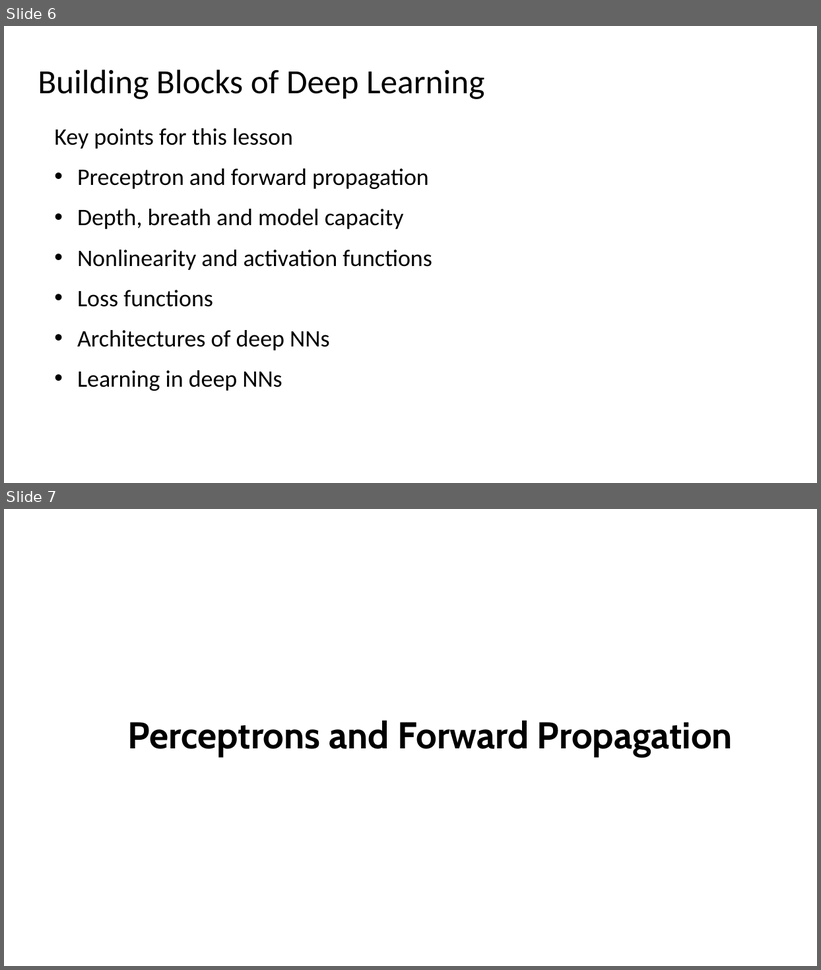
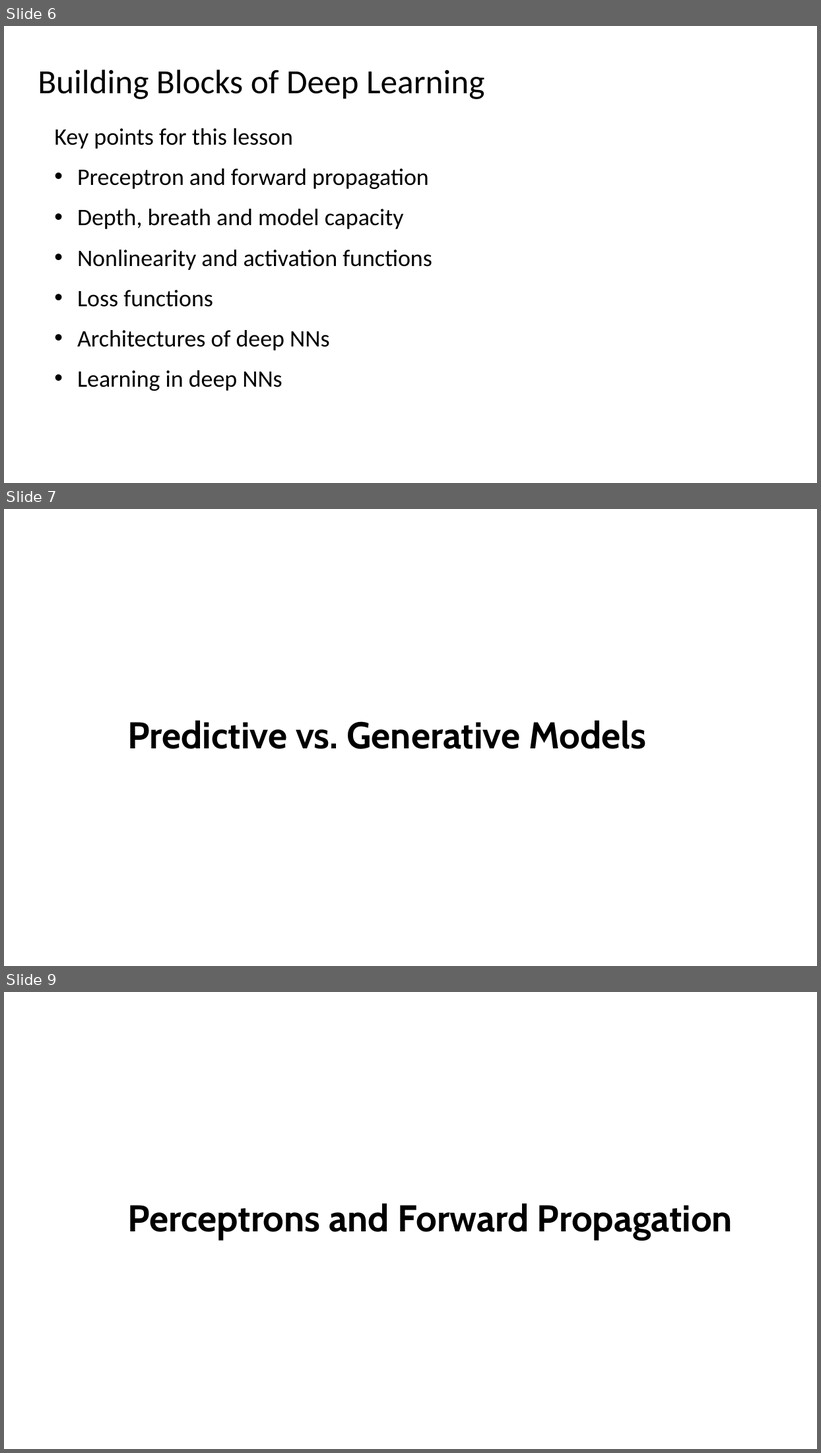
Before and after one commit to StephenElston/CSCI-E25, a slide deck: Slides/5_BuildingBlocksOfDeepLearning.pptx. Shown one above the other, each under a label of ours: slides 6 and 7 before the commit, slides 6, 7 and 9 after it; the slides between them are not shown. The pictures are 821x970 and 821x1453 pixels, drawn with LibreOffice and Linux fonts; fonts in the diff are those of the drawing. Boxes give left, top, right and bottom in pixels: in the first picture for what was removed or moved away, otherwise in the second. Text is boxed around its words. In the diff, an @@ line names an element or a change of style, - is before the commit and + after.

Commit message:
Small updates to slides and added slide on embedding for predictive CV tasks

```diff
--- a/Slides/5_BuildingBlocksOfDeepLearning.pptx
+++ b/Slides/5_BuildingBlocksOfDeepLearning.pptx
@@ slide 7 added at [4, 509, 817, 966], background #FFFFFF @@
@@ subtitle added at [128, 720, 646, 749], 44 pt, text #000000, bold @@
+Predictive vs. Generative Models
@@ what was slide 7 is now slide 9 @@
```
Also in this commit, not shown: 5 slides changed, 1 other slide added.
